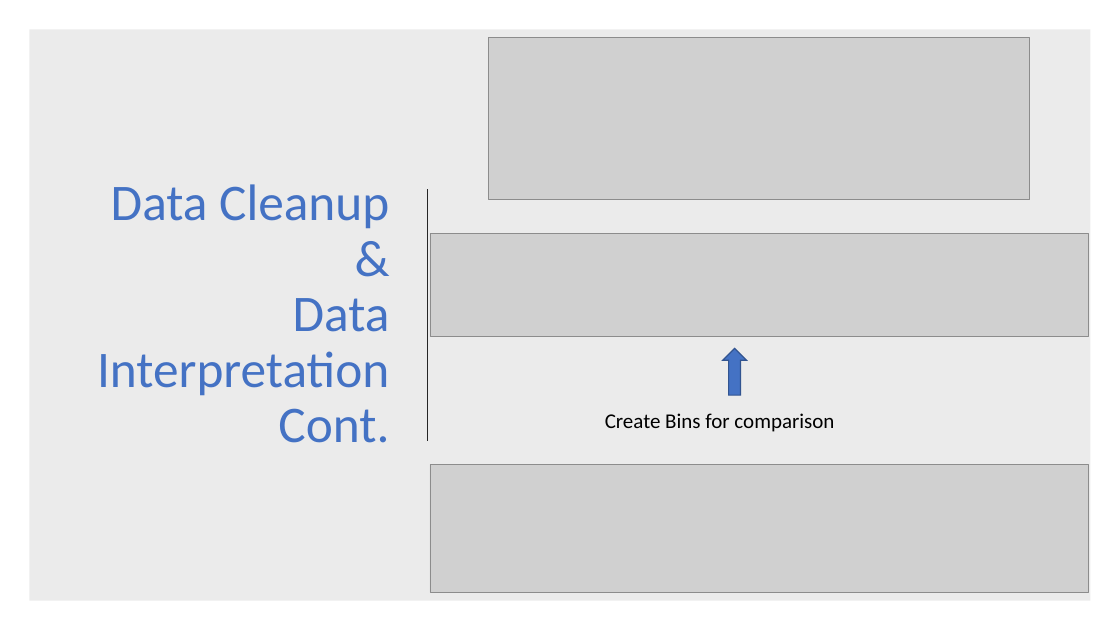
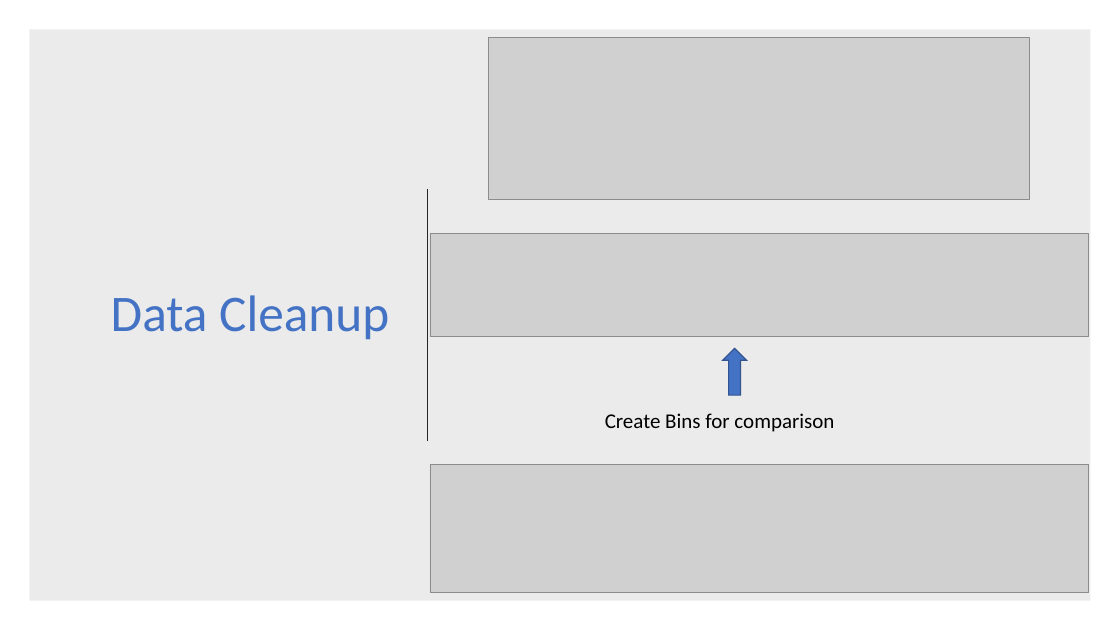
Before and after one commit to coreykretzmer9/CVD_Final_Project, a slide deck: slide 8 of First Project Data and Code/Cardiovascular Mortality Presentation CJK edits.pptx. Drawn at 1120x630 pixels with LibreOffice and Linux fonts; fonts in the diff are those of the drawing; grey boxes stand for pictures. Boxes give left, top, right and bottom in pixels: in the first picture for what was removed or moved away, otherwise in the second. Text is boxed around its words. In the diff, an @@ line names an element or a change of style, - is before the commit and + after.

```diff
--- a/First Project Data and Code/Cardiovascular Mortality Presentation CJK edits.pptx
+++ b/First Project Data and Code/Cardiovascular Mortality Presentation CJK edits.pptx
@@ title at (111, 295, 389, 340): text changed @@
-Data Cleanup &
-Data Interpretation Cont.
+Data Cleanup
```
Also in this commit, not shown: 2 other slides changed, 2 other files.
